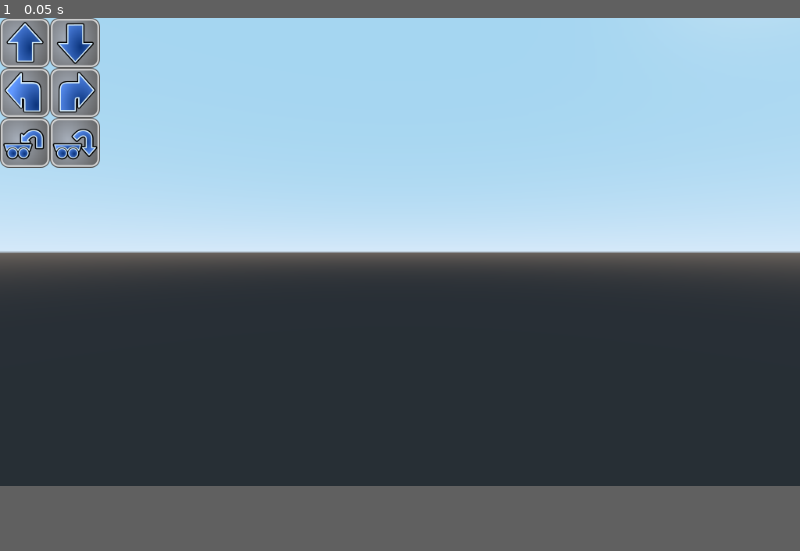
Above: before the commit, frame 1.
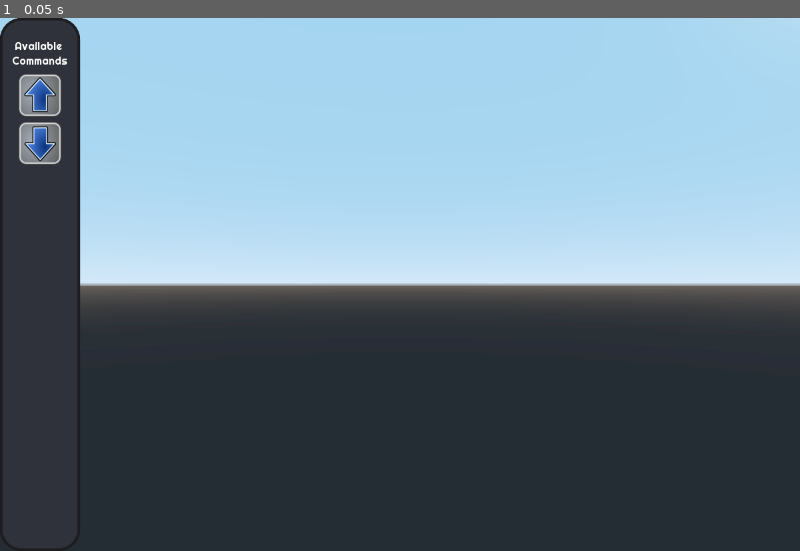
Above: after the commit, the same moment.

Repository: mrgkingcs/boxbot
Game: Godot game, scene res://test.tscn
Same seed, same stepped clock (60 frames per second), same inputs: the game is played once before the commit and once after it.
Inputs:
- Up to frame 1 (0.05 s): no input
The window is 800x468 before the commit and 800x533 after it. Grey fills any space a smaller window leaves; there, only what the larger window draws over its background counts as a difference.

The runs differ from the first frame. In frame 1, 14% of the frame differs, in the area x 0-100%, y 0-54%.
Error before the commit: Attempt to call function 'get_animation_list' in base 'null instance' on a null instance. (res://test.gd:12)

Commit message:
Added Program Button area
Only placeholder graphics for now

Diff:
--- /dev/null
+++ b/BoxBotProj/Fonts/defaultFont.tres
@@ -0,0 +1,6 @@
+[gd_resource type="DynamicFont" load_steps=2 format=2]
+
+[ext_resource path="res://Fonts/Righteous-Regular.ttf" type="DynamicFontData" id=1]
+
+[resource]
+font_data = ExtResource( 1 )
--- a/BoxBotProj/project.godot
+++ b/BoxBotProj/project.godot
@@ -19,6 +19,18 @@
 run/main_scene="res://test.tscn"
 config/icon="res://icon.png"
 
+[display]
+
+window/size/width=1200
+window/size/height=800
+window/stretch/mode="viewport"
+window/stretch/aspect="keep"
+
+[gui]
+
+theme/custom_font="res://Fonts/defaultFont.tres"
+
 [rendering]
 
+environment/default_clear_color=Color( 0, 0, 0, 1 )
 environment/default_environment="res://default_env.tres"
--- a/BoxBotProj/test.tscn
+++ b/BoxBotProj/test.tscn
@@ -1,23 +1,108 @@
-[gd_scene load_steps=4 format=2]
+[gd_scene load_steps=7 format=2]
 
-[ext_resource path="res://test.gd" type="Script" id=1]
 [ext_resource path="res://Models/boxbotMesh_anim.fbx" type="PackedScene" id=2]
 [ext_resource path="res://Images/ProgButtons.png" type="Texture" id=3]
 
-[node name="Spatial" type="Spatial"]
-script = ExtResource( 1 )
+[sub_resource type="ViewportTexture" id=1]
+viewport_path = NodePath("Viewport")
 
-[node name="Camera" type="Camera" parent="."]
+[sub_resource type="StyleBoxFlat" id=2]
+content_margin_left = 16.0
+content_margin_right = 16.0
+content_margin_top = 32.0
+content_margin_bottom = 32.0
+bg_color = Color( 0.192157, 0.2, 0.235294, 1 )
+border_width_left = 4
+border_width_top = 4
+border_width_right = 4
+border_width_bottom = 4
+border_color = Color( 0.117647, 0.117647, 0.12549, 1 )
+corner_radius_top_left = 32
+corner_radius_top_right = 32
+corner_radius_bottom_right = 32
+corner_radius_bottom_left = 32
+
+[sub_resource type="AtlasTexture" id=3]
+flags = 4
+atlas = ExtResource( 3 )
+region = Rect2( 0, 0, 64, 64 )
+
+[sub_resource type="AtlasTexture" id=4]
+flags = 4
+atlas = ExtResource( 3 )
+region = Rect2( 64, 0, 64, 64 )
+
+[node name="Root" type="Spatial"]
+
+[node name="Viewport" type="Viewport" parent="."]
+size = Vector2( 640, 480 )
+hdr = false
+render_target_update_mode = 3
+
+[node name="3DScene" type="Spatial" parent="Viewport"]
+
+[node name="Camera" type="Camera" parent="Viewport/3DScene"]
 transform = Transform( 0.624902, 0, 0.780703, 0, 1, 0, -0.780703, 0, 0.624902, 1.76679, 0.161471, 1.34618 )
 
-[node name="boxbotMesh_anim" parent="." instance=ExtResource( 2 )]
+[node name="boxbotMesh_anim" parent="Viewport/3DScene" instance=ExtResource( 2 )]
 
-[node name="CanvasLayer" type="CanvasLayer" parent="."]
-
-[node name="TextureRect" type="TextureRect" parent="CanvasLayer"]
-margin_right = 128.0
-margin_bottom = 192.0
-texture = ExtResource( 3 )
+[node name="TextureRect" type="TextureRect" parent="."]
+anchor_right = 1.0
+anchor_bottom = 1.0
+texture = SubResource( 1 )
+expand = true
+flip_v = true
 __meta__ = {
 "_edit_use_anchors_": false
 }
+
+[node name="CommandPanel" type="PanelContainer" parent="."]
+anchor_right = 0.1
+anchor_bottom = 1.0
+custom_styles/panel = SubResource( 2 )
+__meta__ = {
+"_edit_use_anchors_": false
+}
+
+[node name="GridContainer" type="GridContainer" parent="CommandPanel"]
+margin_left = 16.0
+margin_top = 32.0
+margin_right = 104.0
+margin_bottom = 768.0
+
+[node name="RichTextLabel" type="RichTextLabel" parent="CommandPanel/GridContainer"]
+margin_right = 88.0
+margin_bottom = 48.0
+rect_min_size = Vector2( 0, 48 )
+bbcode_enabled = true
+bbcode_text = "[center]Available Commands[/center]"
+text = "Available Commands"
+__meta__ = {
+"_edit_use_anchors_": false
+}
+
+[node name="VBoxContainer" type="VBoxContainer" parent="CommandPanel/GridContainer"]
+margin_top = 52.0
+margin_right = 88.0
+margin_bottom = 188.0
+grow_horizontal = 2
+size_flags_horizontal = 7
+custom_constants/separation = 8
+
+[node name="Forward" type="TextureRect" parent="CommandPanel/GridContainer/VBoxContainer"]
+margin_left = 12.0
+margin_right = 76.0
+margin_bottom = 64.0
+size_flags_horizontal = 4
+size_flags_vertical = 0
+texture = SubResource( 3 )
+stretch_mode = 5
+
+[node name="Backward" type="TextureRect" parent="CommandPanel/GridContainer/VBoxContainer"]
+margin_left = 12.0
+margin_top = 72.0
+margin_right = 76.0
+margin_bottom = 136.0
+size_flags_horizontal = 4
+size_flags_vertical = 0
+texture = SubResource( 4 )
Binary file added: BoxBotProj/Fonts/Righteous-Regular.ttf
Not shown, added: RawAssets/Credits.txt
Not shown, added: RawAssets/Righteous-Regular.ttf
